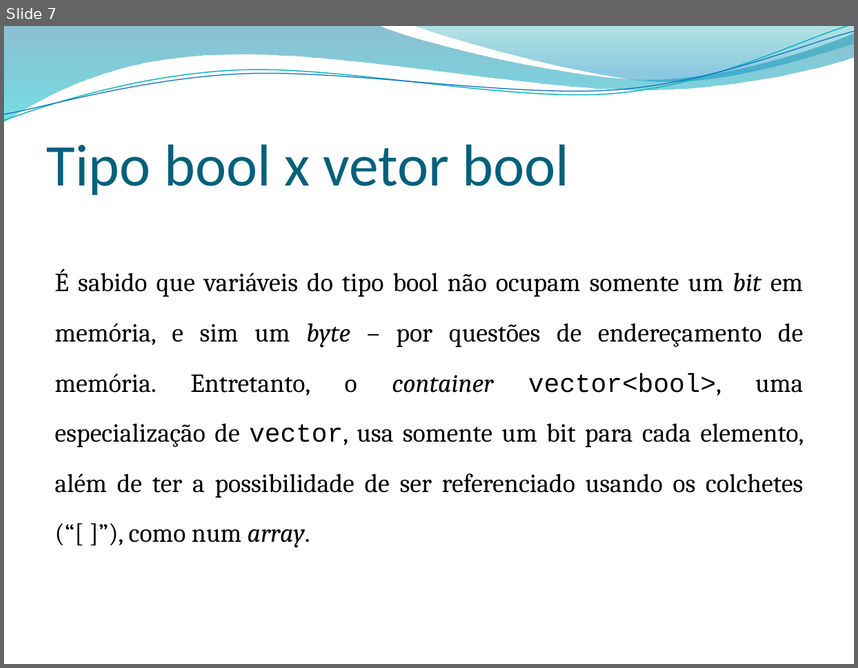
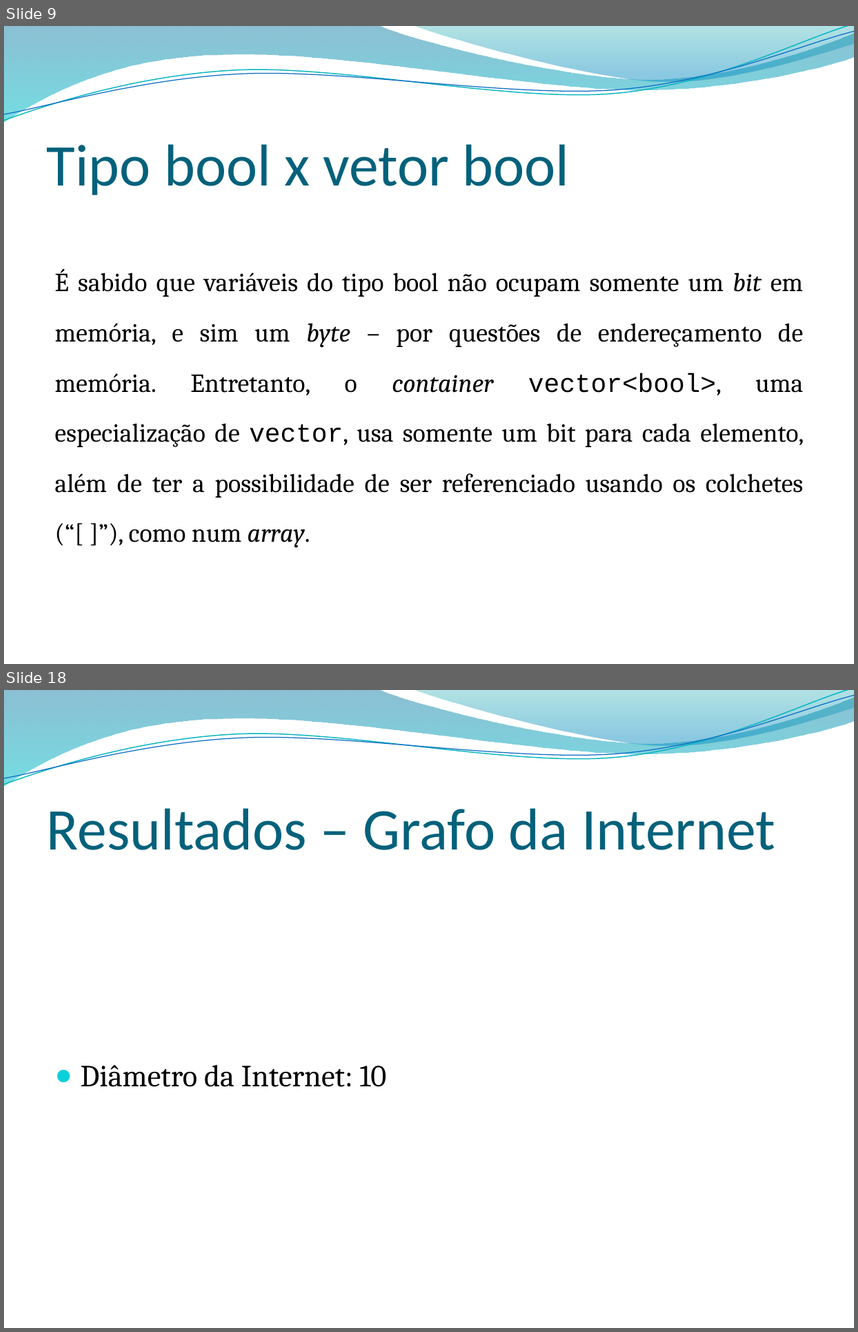
Before and after one commit to jonathanaugusto/grafos2011, a slide deck: apresentacao.pptx. Shown one above the other, each under a label of ours: slide 7 before the commit, slides 9 and 18 after it; the slides between them are not shown. The pictures are 858x668 and 858x1332 pixels, drawn with LibreOffice and Linux fonts; fonts in the diff are those of the drawing; background and template pictures are left out. Boxes give left, top, right and bottom in pixels: in the first picture for what was removed or moved away, otherwise in the second. Text is boxed around its words. In the diff, an @@ line names an element or a change of style, - is before the commit and + after.

```diff
--- a/apresentacao.pptx
+++ b/apresentacao.pptx
@@ slide 18 added at (4, 690, 854, 1328), background picture (left out); not listed: 4 template elements that a slide beside it also shows @@
@@ title added at (47, 808, 775, 850), 50 pt, text #04617B @@
+Resultados – Grafo da Internet
@@ text added at (81, 1065, 386, 1087), 26 pt, text #000000 @@
+● Diâmetro da Internet: 10
@@ what was slide 7 is now slide 9 @@
```
Also in this commit, not shown: 11 other slides added, 1 slide removed.
